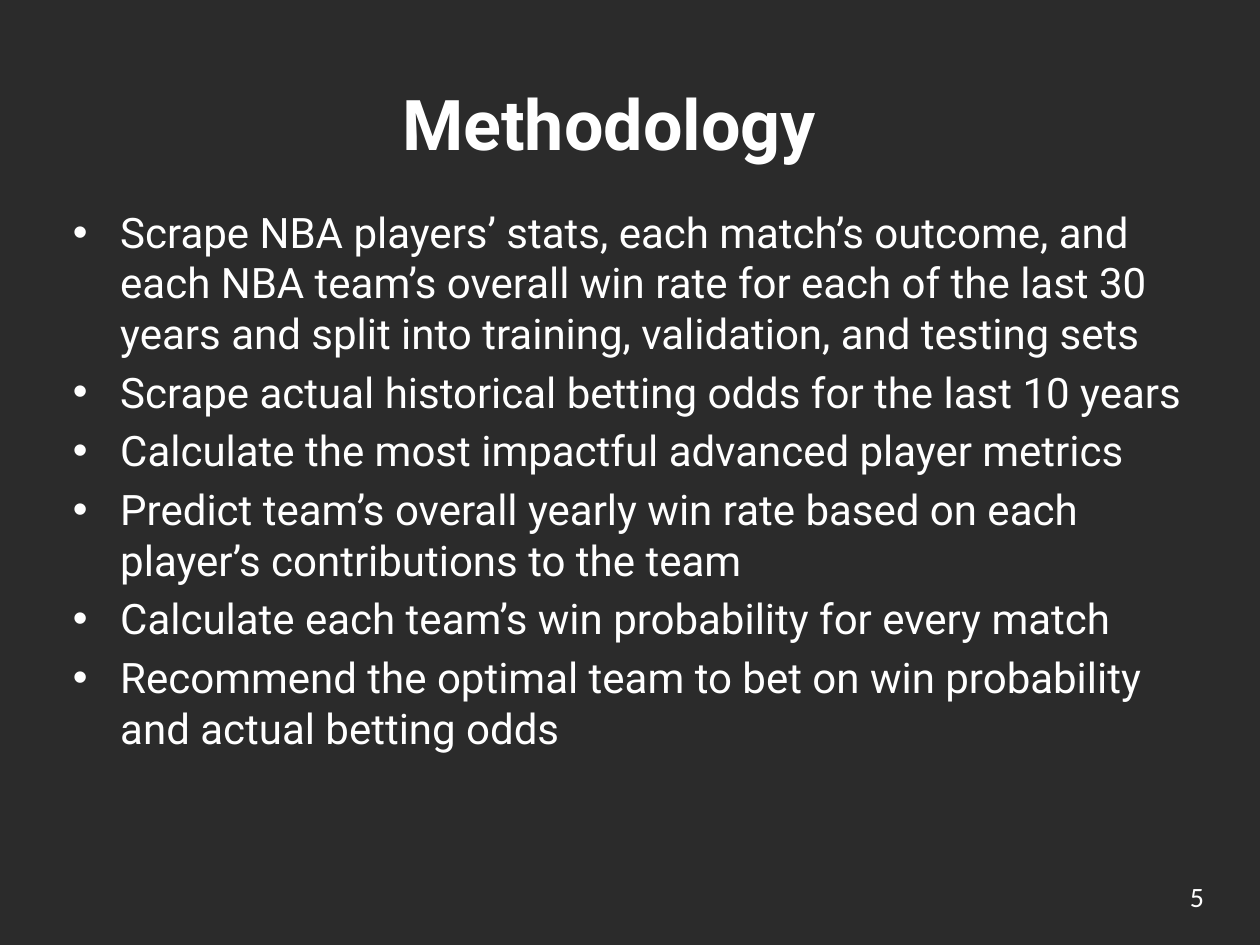
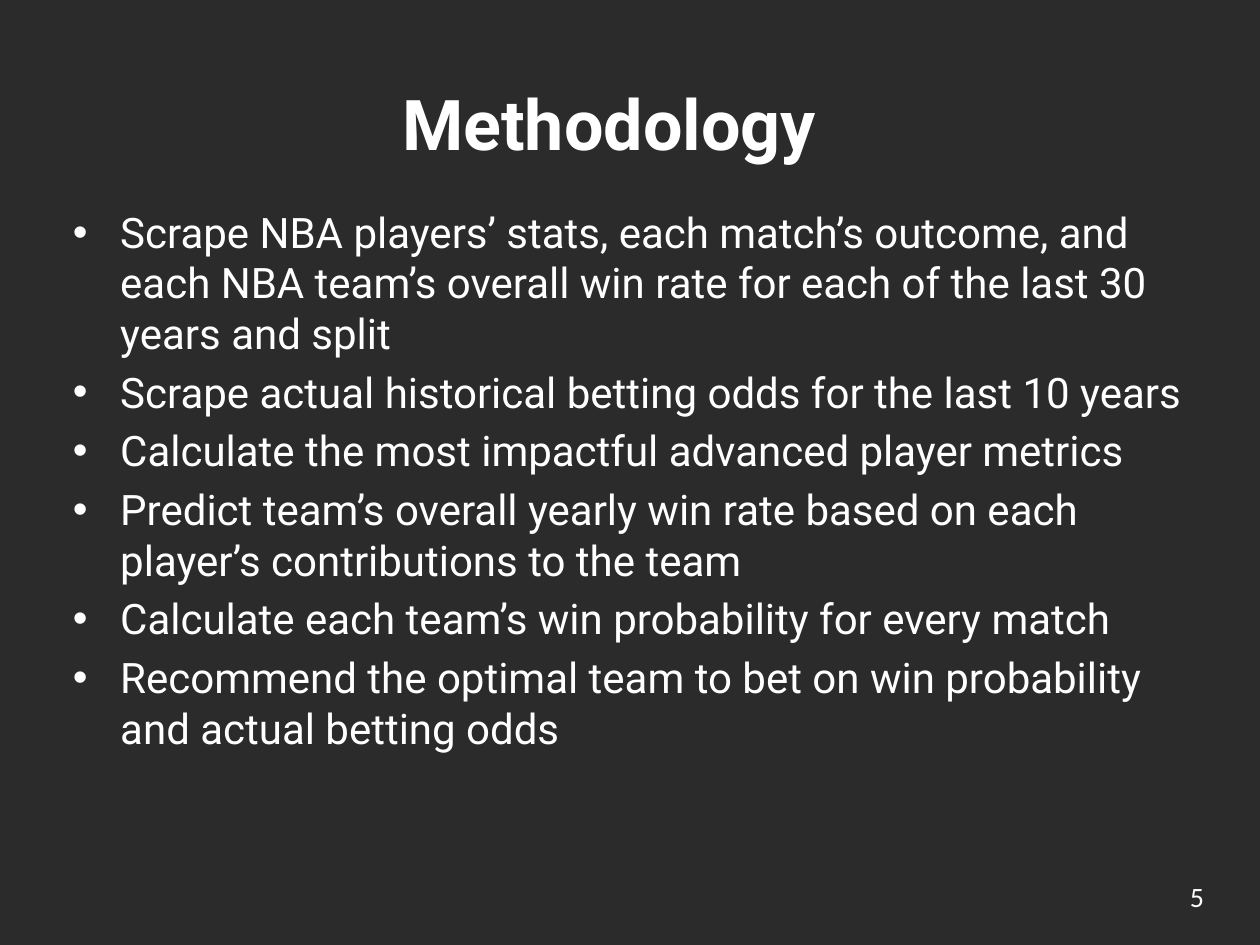
Before and after one commit to ickletsmulet/ECE-143-Group-19, a slide deck: slide 5 of Presentation.pptx. Drawn at 1260x945 pixels with LibreOffice and Linux fonts; fonts in the diff are those of the drawing; background and template pictures are left out; a plain dark background stands for a picture behind light text. Boxes give left, top, right and bottom in pixels: in the first picture for what was removed or moved away, otherwise in the second. Text is boxed around its words. In the diff, an @@ line names an element or a change of style, - is before the commit and + after.

```diff
--- a/Presentation.pptx
+++ b/Presentation.pptx
@@ text at (120,216,1146,358): text changed @@
-• Scrape NBA players’ stats, each match’s outcome, and each NBA team’s overall win rate for each of the last 30 years and split into training, validation, and testing sets
+• Scrape NBA players’ stats, each match’s outcome, and each NBA team’s overall win rate for each of the last 30 years and split
```
Also in this commit, not shown: 6 other slides changed, 2 slides added, 3 slides removed.
